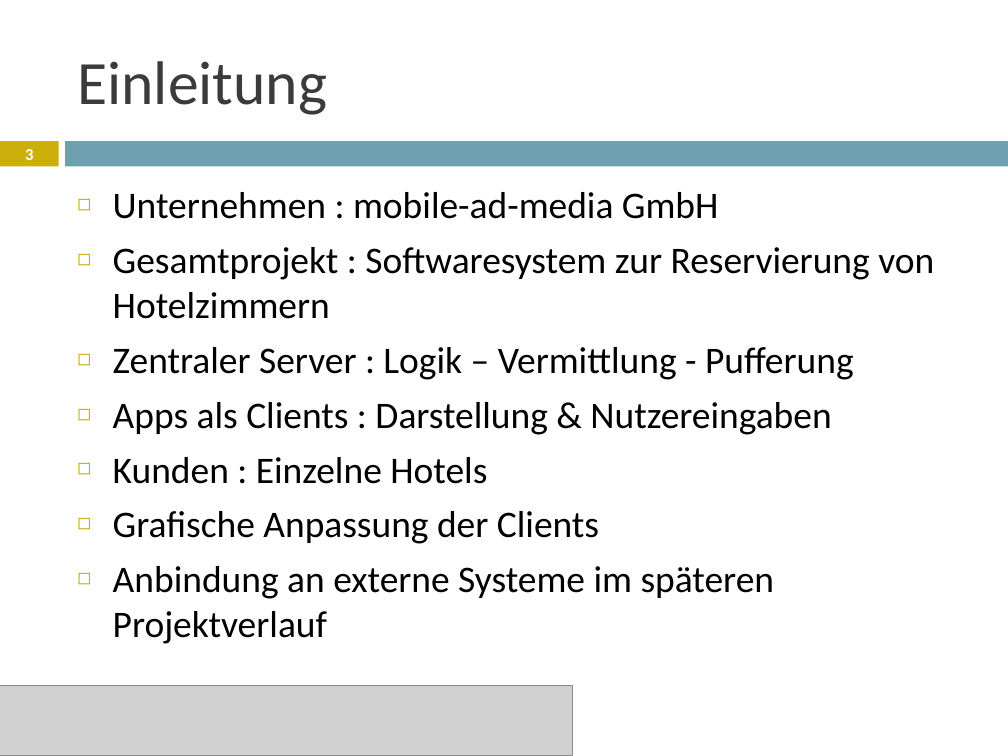
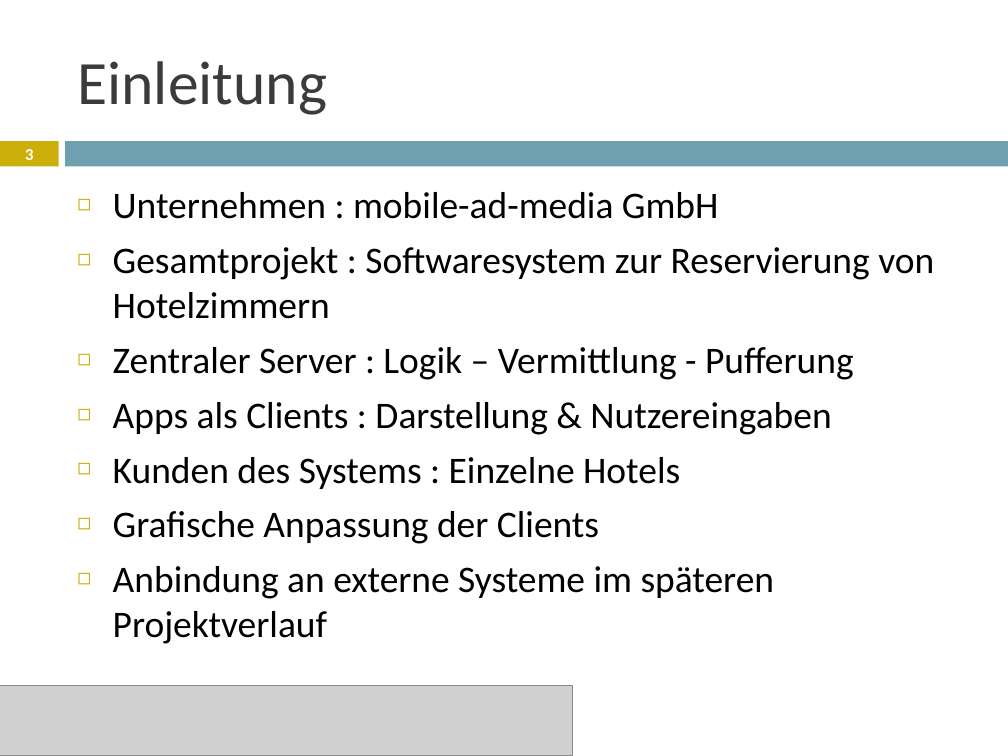
Before and after one commit to janhelmle/weiterbildung_fachinformatiker_ihk_projektantrag, a slide deck: slide 3 of praesentation/Projektpräsentation.pptx. Drawn at 1008x756 pixels with LibreOffice and Linux fonts; fonts in the diff are those of the drawing; grey boxes stand for pictures. Boxes give left, top, right and bottom in pixels: in the first picture for what was removed or moved away, otherwise in the second. Text is boxed around its words. In the diff, an @@ line names an element or a change of style, - is before the commit and + after.

```diff
--- a/praesentation/Projektpräsentation.pptx
+++ b/praesentation/Projektpräsentation.pptx
@@ text at [113, 457, 680, 489]: text changed @@
-◻ Kunden : Einzelne Hotels
+◻ Kunden des Systems : Einzelne Hotels
```
Also in this commit, not shown: 2 other files.
